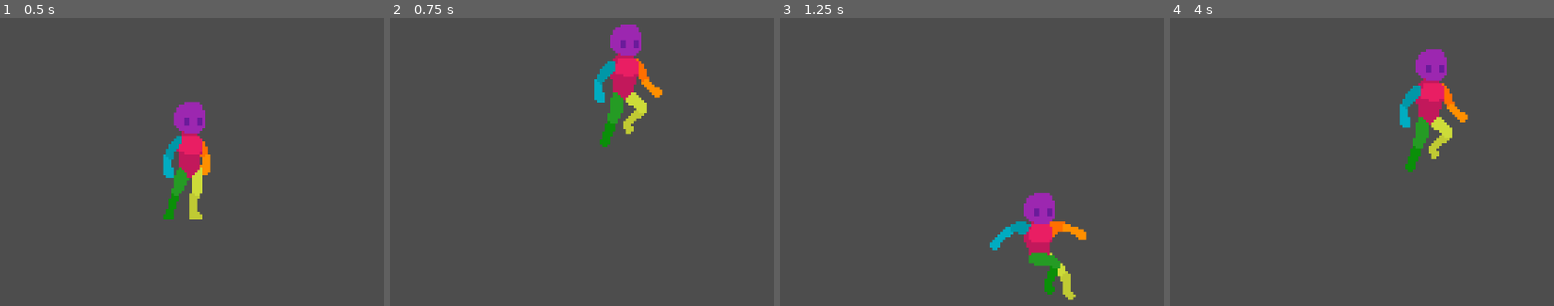
Above: before the commit, frames 1-4 (left to right).
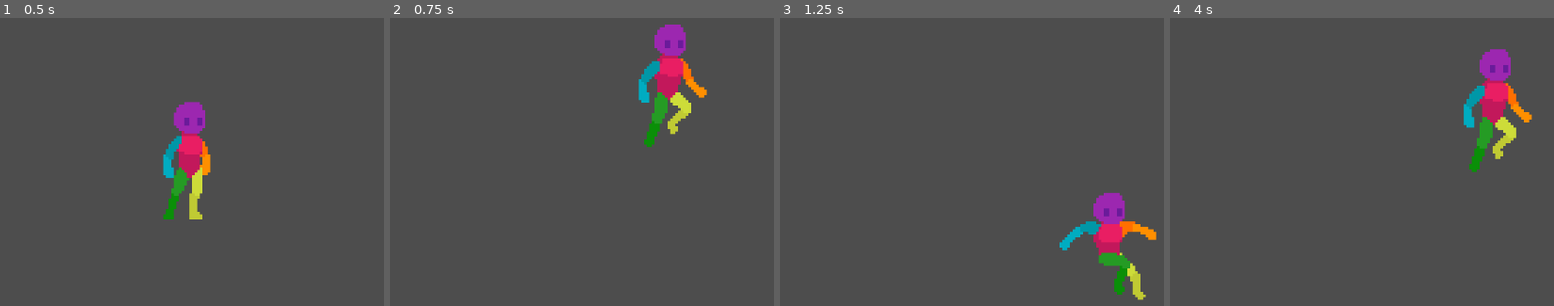
Above: after the commit, the same moments.

Repository: raumonte/Shovel_Gam_Jam
Game: Godot game, scene res://Scenes/Game.tscn
Same seed, same stepped clock (60 frames per second), same inputs: the game is played once before the commit and once after it.
Inputs:
- Up to frame 1 (0.5 s): no input
- Up to frame 2 (0.75 s): tap Enter (ui_accept) at 0.5 s; hold Right (ui_right) from 0.53 s (still down); hold Shift (Ability_1) from 0.53 s (still down)
- Up to frame 3 (1.25 s): keep holding Right (ui_right); keep holding Shift (Ability_1); tap Enter (ui_accept) at 0.77 s; tap Ctrl (Action_1) at 0.8 s
- Up to frame 4 (4 s): release Shift (Ability_1) at 1.28 s; tap Ctrl (Action_1) at 1.35, 2.3, 2.85, 3.8 s; tap Enter (ui_accept) at 1.52, 3.02, 3.77 s; tap Shift (Ability_1) at 1.55, 3.05 s; release Right (ui_right) at 2.03 s; hold Left (ui_left) 2.03-2.78 s; hold Shift (Ability_1) 2.03-2.78 s; hold Right (ui_right) from 2.78 s (still down); hold Shift (Ability_1) from 3.53 s (still down)

Frame 1 is identical in both runs. In frame 2, 6.5% of the frame differs, in the area x 53-83%, y 2-45%; in frame 3, 5.9%; in frame 4, 6.6%, in the area x 59-95%, y 10-54%.

Commit message:
Beetle Movement Implemented
- Continued work on Stamina
- Beetle now moves back and forth a set distance
- Added Music to the DevLevel Scene

Diff:
--- a/Scenes/Beetle.tscn
+++ b/Scenes/Beetle.tscn
@@ -4,44 +4,36 @@
 [ext_resource type="Texture2D" uid="uid://by1b2w8aoj78n" path="res://Sprites/icon.svg" id="1_ve6qv"]
 [ext_resource type="PackedScene" uid="uid://yxd8b6lomygi" path="res://Scenes/hitbox.tscn" id="3_t72gn"]
 
+[sub_resource type="RectangleShape2D" id="RectangleShape2D_4y2ou"]
+size = Vector2(63, 104)
+
 [sub_resource type="RectangleShape2D" id="RectangleShape2D_ipb8m"]
 size = Vector2(291, 113)
 
-[sub_resource type="RectangleShape2D" id="RectangleShape2D_4y2ou"]
-size = Vector2(63, 104)
-
 [node name="Beetle" type="CharacterBody2D"]
+position = Vector2(575, 321)
 script = ExtResource("1_okpmu")
 
 [node name="Neutral" type="Sprite2D" parent="."]
 scale = Vector2(2.27344, 0.882813)
 texture = ExtResource("1_ve6qv")
 
-[node name="Aggro" type="Sprite2D" parent="."]
+[node name="Aggro" type="Sprite2D" parent="Neutral"]
 modulate = Color(0.811765, 0, 0.12549, 1)
-position = Vector2(-9.53674e-07, 0.500006)
-scale = Vector2(2.28125, 0.882813)
+position = Vector2(0, 0.566376)
+scale = Vector2(1.00344, 1)
 texture = ExtResource("1_ve6qv")
 
-[node name="Beetle Collision" type="CollisionShape2D" parent="."]
-position = Vector2(-0.5, -0.5)
-shape = SubResource("RectangleShape2D_ipb8m")
+[node name="Hitbox" parent="Neutral/Aggro" instance=ExtResource("3_t72gn")]
+position = Vector2(0, -0.566376)
+scale = Vector2(0.438356, 1.13274)
 
-[node name="Move Left Timer" type="Timer" parent="."]
-wait_time = 3.0
-
-[node name="Move Right Timer" type="Timer" parent="."]
-wait_time = 3.0
-autostart = true
-
-[node name="Hitbox" parent="." instance=ExtResource("3_t72gn")]
-
-[node name="CollisionShape2D" type="CollisionShape2D" parent="Hitbox"]
+[node name="CollisionShape2D" type="CollisionShape2D" parent="Neutral/Aggro/Hitbox"]
 position = Vector2(167.5, 4)
 shape = SubResource("RectangleShape2D_4y2ou")
 disabled = true
 debug_color = Color(0.998824, 0.0271898, 0, 0.42)
 
-[connection signal="timeout" from="Move Left Timer" to="." method="_on_move_left_timer_timeout"]
-[connection signal="timeout" from="Move Left Timer" to="." method="_on_timer_timeout"]
-[connection signal="timeout" from="Move Right Timer" to="." method="_on_move_right_timer_timeout"]
+[node name="Beetle Collision" type="CollisionShape2D" parent="."]
+position = Vector2(-0.5, -0.5)
+shape = SubResource("RectangleShape2D_ipb8m")
--- a/Scenes/DevLevel.tscn
+++ b/Scenes/DevLevel.tscn
@@ -2,7 +2,7 @@
 
 [ext_resource type="PackedScene" uid="uid://o2xxutubf1cq" path="res://Scenes/Player.tscn" id="1_ceeyk"]
 [ext_resource type="Texture2D" uid="uid://nbf4qsql5242" path="res://Sprites/Placeholder/world_tileset.png" id="2_emybl"]
-[ext_resource type="PackedScene" uid="uid://dog8ihjv5cf51" path="res://Scenes/Beetle.tscn" id="3_af4eh"]
+[ext_resource type="AudioStream" uid="uid://bowua2u7twi6k" path="res://Audio/AntsGoMarching_ForTheColony.wav" id="3_af4eh"]
 
 [sub_resource type="WorldBoundaryShape2D" id="WorldBoundaryShape2D_iukft"]
 distance = -2.0
@@ -190,5 +190,7 @@
 tile_map_data = PackedByteArray("AADn/wAAAAAGAAwAAADo/wAAAAAGAAwAAADp/wAAAAAGAAwAAADq/wAAAAAGAAwAAADr/wAAAAAGAAwAAADs/w …(13840 unchanged characters)…
 tile_set = SubResource("TileSet_1bib3")
 
-[node name="Beetle" parent="." instance=ExtResource("3_af4eh")]
-position = Vector2(-234, -57)
+[node name="AudioStreamPlayer2D" type="AudioStreamPlayer2D" parent="."]
+stream = ExtResource("3_af4eh")
+autoplay = true
+bus = &"Music"
--- a/Scenes/Player.tscn
+++ b/Scenes/Player.tscn
@@ -6,8 +6,6 @@
 [ext_resource type="Texture2D" uid="uid://dj2giutbr0uje" path="res://Sprites/Placeholder/Placeholder Player/Land on Ground.png" id="4_bhhdu"]
 [ext_resource type="Texture2D" uid="uid://16h1ppvche01" path="res://Sprites/Placeholder/Placeholder Player/Sprint.png" id="5_megsn"]
 [ext_resource type="Texture2D" uid="uid://dbk2xvwpypuev" path="res://Sprites/Placeholder/Placeholder Player/Walk.png" id="6_yoq75"]
-[ext_resource type="Texture2D" uid="uid://c5scbrusesd4p" path="res://Sprites/Placeholder/Placeholder Player/Crouch (Shrink).png" id="7_bhhdu"]
-[ext_resource type="Texture2D" uid="uid://bwb8rkkjtv8an" path="res://Sprites/Placeholder/Placeholder Player/Crouch Walk.png" id="8_megsn"]
 
 [sub_resource type="AtlasTexture" id="AtlasTexture_ksbbd"]
 atlas = ExtResource("2_nn08x")
@@ -243,140 +241,6 @@
 [sub_resource type="CapsuleShape2D" id="CapsuleShape2D_00okb"]
 radius = 7.0
 height = 44.0
-
-[sub_resource type="AtlasTexture" id="AtlasTexture_yoq75"]
-atlas = ExtResource("7_bhhdu")
-region = Rect2(0, 0, 128, 128)
-
-[sub_resource type="AtlasTexture" id="AtlasTexture_m0x7a"]
-atlas = ExtResource("7_bhhdu")
-region = Rect2(128, 0, 128, 128)
-
-[sub_resource type="AtlasTexture" id="AtlasTexture_5v66d"]
-atlas = ExtResource("7_bhhdu")
-region = Rect2(256, 0, 128, 128)
-
-[sub_resource type="AtlasTexture" id="AtlasTexture_x63xi"]
-atlas = ExtResource("7_bhhdu")
-region = Rect2(384, 0, 128, 128)
-
-[sub_resource type="AtlasTexture" id="AtlasTexture_i2e8t"]
-atlas = ExtResource("8_megsn")
-region = Rect2(0, 0, 128, 128)
-
-[sub_resource type="AtlasTexture" id="AtlasTexture_opqna"]
-atlas = ExtResource("8_megsn")
-region = Rect2(128, 0, 128, 128)
-
-[sub_resource type="AtlasTexture" id="AtlasTexture_00okb"]
-atlas = ExtResource("8_megsn")
-region = Rect2(256, 0, 128, 128)
-
-[sub_resource type="AtlasTexture" id="AtlasTexture_6hr71"]
-atlas = ExtResource("8_megsn")
-region = Rect2(384, 0, 128, 128)
-
-[sub_resource type="AtlasTexture" id="AtlasTexture_y6y60"]
-atlas = ExtResource("8_megsn")
-region = Rect2(512, 0, 128, 128)
-
-[sub_resource type="AtlasTexture" id="AtlasTexture_vmcrb"]
-atlas = ExtResource("8_megsn")
-region = Rect2(640, 0, 128, 128)
-
-[sub_resource type="AtlasTexture" id="AtlasTexture_teras"]
-atlas = ExtResource("8_megsn")
-region = Rect2(768, 0, 128, 128)
-
-[sub_resource type="AtlasTexture" id="AtlasTexture_8p516"]
-atlas = ExtResource("8_megsn")
-region = Rect2(896, 0, 128, 128)
-
-[sub_resource type="AtlasTexture" id="AtlasTexture_fvoow"]
-atlas = ExtResource("7_bhhdu")
-region = Rect2(384, 0, 128, 128)
-
-[sub_resource type="AtlasTexture" id="AtlasTexture_v5fqo"]
-atlas = ExtResource("7_bhhdu")
-region = Rect2(256, 0, 128, 128)
-
-[sub_resource type="AtlasTexture" id="AtlasTexture_yf17c"]
-atlas = ExtResource("7_bhhdu")
-region = Rect2(128, 0, 128, 128)
-
-[sub_resource type="AtlasTexture" id="AtlasTexture_awd2i"]
-atlas = ExtResource("7_bhhdu")
-region = Rect2(0, 0, 128, 128)
-
-[sub_resource type="SpriteFrames" id="SpriteFrames_o2sks"]
-animations = [{
-"frames": [{
-"duration": 1.0,
-"texture": SubResource("AtlasTexture_yoq75")
-}, {
-"duration": 1.0,
-"texture": SubResource("AtlasTexture_m0x7a")
-}, {
-"duration": 1.0,
-"texture": SubResource("AtlasTexture_5v66d")
-}, {
-"duration": 1.0,
-"texture": SubResource("AtlasTexture_x63xi")
-}],
-"loop": false,
-"name": &"Crouch",
-"speed": 4.0
-}, {
-"frames": [{
-"duration": 1.0,
-"texture": SubResource("AtlasTexture_i2e8t")
-}, {
-"duration": 1.0,
-"texture": SubResource("AtlasTexture_opqna")
-}, {
-"duration": 1.0,
-"texture": SubResource("AtlasTexture_00okb")
-}, {
-"duration": 1.0,
-"texture": SubResource("AtlasTexture_6hr71")
-}, {
-"duration": 1.0,
-"texture": SubResource("AtlasTexture_y6y60")
-}, {
-"duration": 1.0,
-"texture": SubResource("AtlasTexture_vmcrb")
-}, {
-"duration": 1.0,
-"texture": SubResource("AtlasTexture_teras")
-}, {
-"duration": 1.0,
-"texture": SubResource("AtlasTexture_8p516")
-}],
-"loop": true,
-"name": &"Crouch Walk",
-"speed": 5.0
-}, {
-"frames": [{
-"duration": 1.0,
-"texture": SubResource("AtlasTexture_fvoow")
-}, {
-"duration": 1.0,
-"texture": SubResource("AtlasTexture_v5fqo")
-}, {
-"duration": 1.0,
-"texture": SubResource("AtlasTexture_yf17c")
-}, {
-"duration": 1.0,
-"texture": SubResource("AtlasTexture_awd2i")
-}],
-"loop": false,
-"name": &"Stand",
-"speed": 5.0
-}]
-
-[sub_resource type="CapsuleShape2D" id="CapsuleShape2D_3rw25"]
-radius = 7.0
-height = 22.0
 
 [node name="Player" type="CharacterBody2D"]
 script = ExtResource("1_kyqiw")
@@ -391,17 +255,7 @@
 position = Vector2(0, -22)
 shape = SubResource("CapsuleShape2D_00okb")
 
-[node name="Player Sprite Crouch" type="AnimatedSprite2D" parent="."]
-visible = false
-position = Vector2(0, -27)
-sprite_frames = SubResource("SpriteFrames_o2sks")
-animation = &"Crouch Walk"
-frame_progress = 0.386071
-
-[node name="Player Collision Crouch" type="CollisionShape2D" parent="."]
-visible = false
-position = Vector2(0, -12)
-shape = SubResource("CapsuleShape2D_3rw25")
-
 [node name="Timer" type="Timer" parent="."]
+process_callback = 0
 wait_time = 10.0
+one_shot = true
--- a/Scripts/Player.gd
+++ b/Scripts/Player.gd
@@ -5,37 +5,12 @@
 var RunSpeedincrease = 2.0
 var CrouchSpeeddecrease = 0.5
 var PlayerHealth = 100
-var StaminaTimer = 0
+var Stamina = 5
 
 @onready var player_sprite: AnimatedSprite2D = $"Player Sprite"
 @onready var player_collision: CollisionShape2D = $"Player Collision"
-@onready var player_sprite_crouch: AnimatedSprite2D = $"Player Sprite Crouch"
-@onready var player_collision_crouch: CollisionShape2D = $"Player Collision Crouch"
 @onready var timer: Timer = $Timer
 
-func enable_crouch_player():
-	player_sprite.hide()
-	player_sprite_crouch.show()
-	player_sprite_crouch.play("Crouch")
-	player_collision.hide()
-	player_collision_crouch.show()
-
-func disable_crouch_player():
-	player_sprite_crouch.hide()
-	player_sprite.show()
-	player_sprite_crouch.play("Stand")
-	player_collision_crouch.hide()
-	player_collision.show()
-
-func StaminaDrain():
-	if Input.is_action_just_pressed("Ability_1"):
-		StaminaTimer = timer.time_left
-		print(timer.time_left)
-		timer.start()
-	elif Input.is_action_just_released("Ability_1"):
-		timer.stop()
-		StaminaTimer = timer.time_left
-		print(timer.time_left)
 
 func _physics_process(delta: float) -> void:
 	# Add the gravity.
@@ -50,6 +25,15 @@
 	# As good practice, you should replace UI actions with custom gameplay actions.
 	var direction := Input.get_axis("ui_left", "ui_right")
 
+	var StaminaUsed = timer.time_left
+
+	if Input.is_action_just_pressed("Ability_1"):
+		timer.start(5)
+	elif Input.is_action_just_released("Ability_1"):
+		timer.stop()
+	print(StaminaUsed)
+	Stamina = StaminaUsed
+
 	#Flip the sprite
 	if direction > 0:
 		player_sprite.flip_h = false
@@ -61,16 +45,14 @@
 	if is_on_floor():
 		if direction == 0:
 			player_sprite.play("Idle")
-		elif direction != 0 and Input.is_action_pressed("Ability_1") and StaminaTimer !=0:
+		elif direction != 0 and Input.is_action_pressed("Ability_1") and Stamina !=0:
 			player_sprite.play("Run")
-		elif direction != 0 and Input.is_action_pressed("Action_1"):
-			player_sprite_crouch.play("Crouch Walk")
 		elif direction != 0:
 			player_sprite.play("Walk")
 	else:
 		player_sprite.play("Jump")
 
-	if direction and Input.is_action_pressed("Ability_1") and StaminaTimer != 0:
+	if direction and Input.is_action_pressed("Ability_1") and Stamina != 0:
 		velocity.x = direction * SPEED * RunSpeedincrease
 	elif direction:
 		velocity.x = direction * SPEED
--- a/beetle.gd
+++ b/beetle.gd
@@ -4,16 +4,20 @@
 @onready var aggro: Sprite2D = $Aggro
 @onready var beetle_collision: CollisionShape2D = $"Beetle Collision"
 @onready var hitbox: Area2D = $Hitbox
-@onready var move_left_timer: Timer = $"Move Left Timer"
-@onready var move_right_timer: Timer = $"Move Right Timer"
+
+const Speed = 100
+var OriginPoint = get_position()
+var direction = 1
 
 
+func _process(delta: float) -> void:
+	var CurrentPosition = get_position_delta()
 
+	if CurrentPosition > (OriginPoint + Vector2(200,0)):
+		direction = -1
+		neutral.flip_h = true
+	if CurrentPosition < (OriginPoint - Vector2(200,0)):
+		direction = 1
+		neutral.flip_h = false
 
-func _on_move_right_timer_timeout() -> void:
-	move_left_timer.start()
-	global_position + Vector2(20,0)
-
-func _on_move_left_timer_timeout() -> void:
-	move_right_timer.start()
-	global_position + Vector2(-20,0)
+	position.x += direction * Speed * delta
--- /dev/null
+++ b/default_bus_layout.tres
@@ -0,0 +1,16 @@
+[gd_resource type="AudioBusLayout" format=3 uid="uid://cg0aj4r7yxp8g"]
+
+[resource]
+bus/0/volume_db = 0.00282288
+bus/1/name = &"Music"
+bus/1/solo = false
+bus/1/mute = false
+bus/1/bypass_fx = false
+bus/1/volume_db = 0.0
+bus/1/send = &"Master"
+bus/2/name = &"SFX"
+bus/2/solo = false
+bus/2/mute = false
+bus/2/bypass_fx = false
+bus/2/volume_db = 0.0
+bus/2/send = &"Master"
Not shown, added: Audio/AntsGoMarching_ForTheColony.wav.import
Not shown: 1 places in Scenes/Player.tscn that only renumber resources
Not shown, added: Audio/AntsGoMarching_ForTheColony.wav
